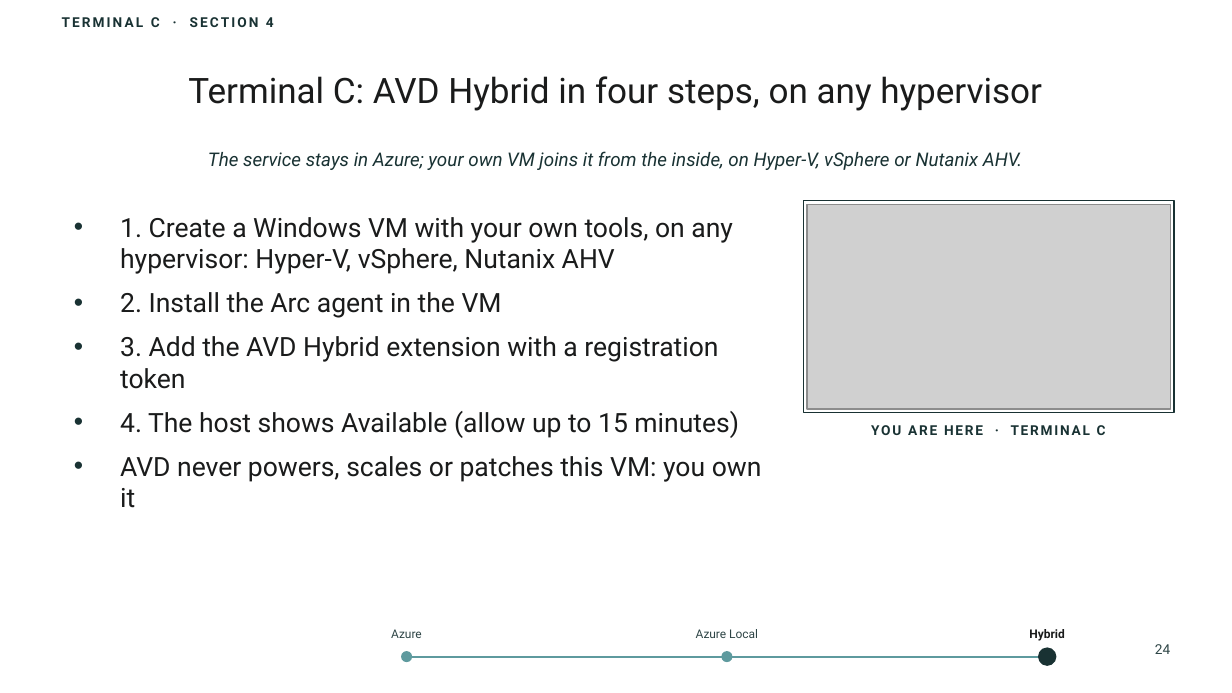
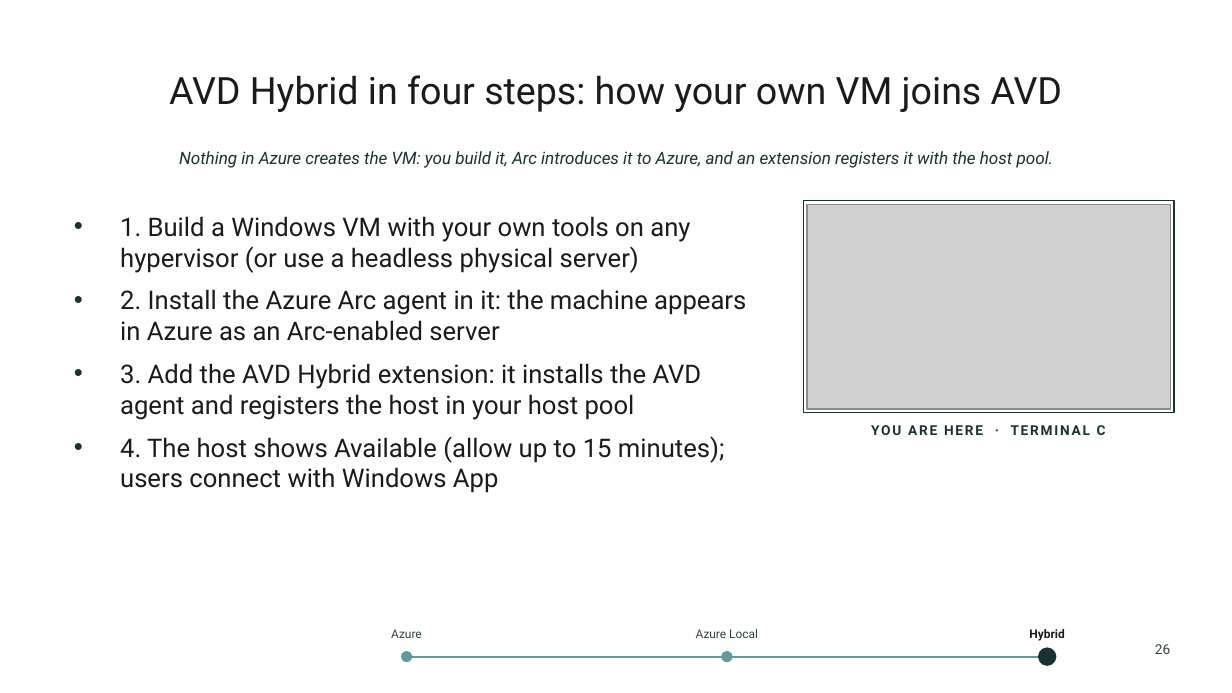
Before and after one commit to thisismydemo/nic2026_avd, a slide deck: slide 26 of presentation/AVD_Anywhere_NIC2026.pptx (slide 24 before the commit). Drawn at 1232x693 pixels with LibreOffice and Linux fonts; fonts in the diff are those of the drawing; grey boxes stand for pictures; background and template pictures are left out. Boxes give left, top, right and bottom in pixels: in the first picture for what was removed or moved away, otherwise in the second. Text is boxed around its words. In the diff, an @@ line names an element or a change of style, - is before the commit and + after.

```diff
--- a/presentation/AVD_Anywhere_NIC2026.pptx
+++ b/presentation/AVD_Anywhere_NIC2026.pptx
@@ text removed at (62, 17, 274, 27) @@
-TERMINAL C · SECTION 4
@@ title at (169, 75, 1063, 112): text changed; size 20.5 to 22 pt @@
-Terminal C: AVD Hybrid in four steps, on any hypervisor
+AVD Hybrid in four steps: how your own VM joins AVD
@@ text at (179, 151, 1054, 168): text changed; size 11 to 10 pt @@
-The service stays in Azure; your own VM joins it from the inside, on Hyper-V, vSphere or Nutanix AHV.
+Nothing in Azure creates the VM: you build it, Arc introduces it to Azure, and an extension registers it with the host pool.
@@ text at (120, 216, 746, 493): text changed; size 15.5 to 15 pt @@
-• 1. Create a Windows VM with your own tools, on any hypervisor: Hyper-V, vSphere, Nutanix AHV
-• 2. Install the Arc agent in the VM
-• 3. Add the AVD Hybrid extension with a registration token
-• 4. The host shows Available (allow up to 15 minutes)
-• AVD never powers, scales or patches this VM: you own it
+• 1. Build a Windows VM with your own tools on any hypervisor (or use a headless physical server)
+• 2. Install the Azure Arc agent in it: the machine appears in Azure as an Arc-enabled server
+• 3. Add the AVD Hybrid extension: it installs the AVD agent and registers the host in your host pool
+• 4. The host shows Available (allow up to 15 minutes); users connect with Windows App
@@ text at (1155, 644, 1170, 654): text changed @@
-24
+26
```
Also in this commit, not shown: 37 other slides changed, 5 slides added, 2 slides removed.
